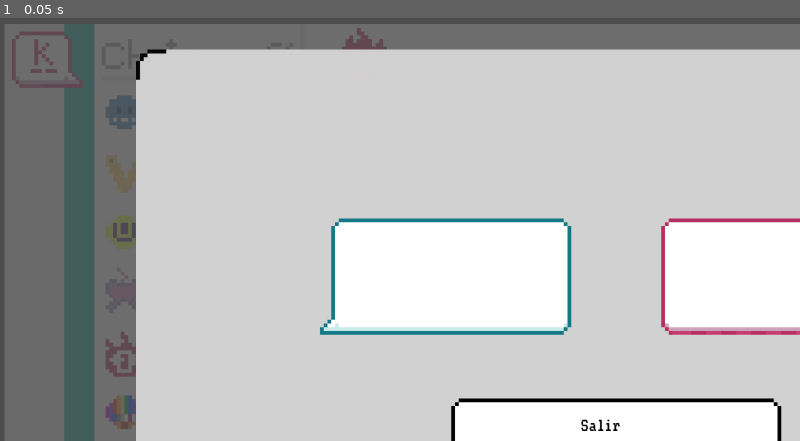
Above: before the commit, frame 1.
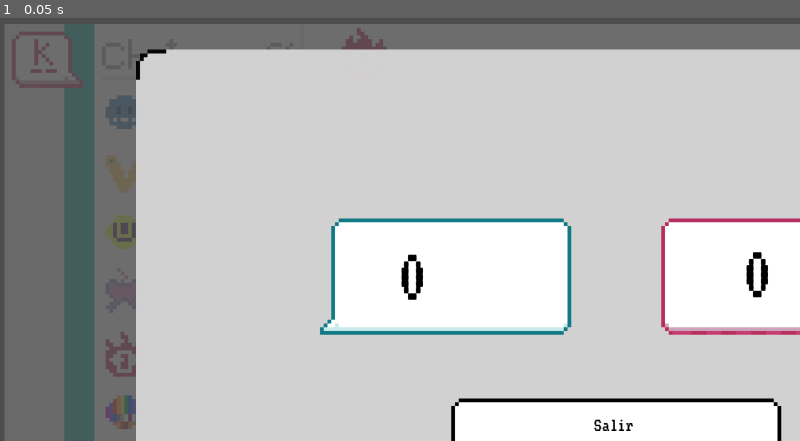
Above: after the commit, the same moment.

Repository: IES-Rafael-Alberti/mas_k_app
Game: Godot game, scene res://scripts/gameover.tscn
Same seed, same stepped clock (60 frames per second), same inputs: the game is played once before the commit and once after it. This scene is started directly instead of the project's main scene.
Inputs:
- Up to frame 1 (0.05 s): no input

The runs differ from the first frame. In frame 1, 0.4% of the frame differs, in the area x 50-96%, y 55-98%.

Commit message:
puntuaciones

Diff:
--- a/scripts/conversation.gd
+++ b/scripts/conversation.gd
@@ -69,6 +69,12 @@
 		else:
 			add_masked_text(temporal_text, text_container)
 
+func score() -> int:
+	var _score = conversation_panel.get_time_left()
+	for text_control in masked_fields:
+		if text_control.is_empty(): _score = 0.0
+	return _score * conversation_panel.emoji_mult
+
 func add_normal_text(text: String, text_container):
 	var instance = normal_text_scene.instantiate()
 	instance.text = text
--- a/scripts/conversation_panel.gd
+++ b/scripts/conversation_panel.gd
@@ -5,12 +5,28 @@
 
 var emojis_selection: bool = false
 var timeout: bool = true
+var time_left: float = 0
+var emoji_mult: float = 1.0
+var emoji_scores = {"yes1": 1.5,
+"loving1": 2.0,
+"cheerful1": 1.6,
+"laughing1": 2.0,
+"downcast1": -1.5,
+"enthusiastic1": 1.2,
+"helpful2": 1.0,
+"welcoming2": 1.0,
+"surprised2": 1.3,
+"laughing2": 0.9,
+"confused1": 2.1,
+"no1": -2.0}
 
 func _process(_delta: float) -> void:
 	if timeout and $Timer:
 		$Label.text = "%.2f" % $Timer.time_left
 
 func _on_emoji_selected(_emoji):
+	if _emoji.name in emoji_scores:
+		emoji_mult = emoji_scores[_emoji.name]
 	emojis_selection = false
 	show_emojis(false)
 	$Emoji_selected.texture = _emoji.texture
@@ -25,9 +41,13 @@
 	emojis_selection = _visible
 
 func stop_timer():
+	time_left = $Timer.time_left
 	$Timer.stop()
 	timeout = false
 	$Label.visible = false
+
+func get_time_left():
+	return time_left
 
 func next_action():
 	stop_timer()
--- a/scripts/game.gd
+++ b/scripts/game.gd
@@ -58,10 +58,10 @@
 
 func next_player(first: bool = false):
 	if not first:
+		Global.scores[current_player] += current_conversation.score()
 		current_player += 1
 		current_player %= 2
 		current_dialog += 1
-
 		if current_dialog >= dialogs.size():
 			await get_tree().create_timer(3).timeout
 			get_tree().change_scene_to_file("res://scripts/gameover.tscn")
--- a/scripts/gameover.gd
+++ b/scripts/gameover.gd
@@ -1,6 +1,8 @@
 extends Node2D
 
 func _ready() -> void:
+	$Player1.text = "%.00f" % Global.scores[0]
+	$Player2.text = "%.00f" % Global.scores[1]
 	if Global.current_text_file >= Global.conversations_size-1:
 		$Button.text = "Salir"
 
--- a/scripts/gameover.tscn
+++ b/scripts/gameover.tscn
@@ -45,18 +45,30 @@
 grow_vertical = 2
 texture = ExtResource("2_r4xji")
 
-[node name="Label" type="Label" parent="." unique_id=233476023]
-offset_right = 40.0
-offset_bottom = 23.0
+[node name="Player1" type="Label" parent="." unique_id=233476023]
+offset_left = 634.0
+offset_top = 391.0
+offset_right = 780.0
+offset_bottom = 566.0
+theme_override_colors/font_color = Color(0, 0, 0, 1)
+theme_override_fonts/font = ExtResource("4_mgr8q")
+theme_override_font_sizes/font_size = 128
+text = "12"
 
-[node name="Label2" type="Label" parent="." unique_id=1956928489]
-offset_right = 40.0
-offset_bottom = 23.0
+[node name="Player2" type="Label" parent="." unique_id=1824912597]
+offset_left = 1186.0
+offset_top = 387.0
+offset_right = 1332.0
+offset_bottom = 562.0
+theme_override_colors/font_color = Color(0, 0, 0, 1)
+theme_override_fonts/font = ExtResource("4_mgr8q")
+theme_override_font_sizes/font_size = 128
+text = "12"
 
 [node name="Button" type="Button" parent="." unique_id=834268892]
 offset_left = 723.0
 offset_top = 653.0
-offset_right = 1200.0
+offset_right = 1242.0
 offset_bottom = 736.0
 theme_override_colors/font_color = Color(0, 0, 0, 1)
 theme_override_fonts/font = ExtResource("4_mgr8q")
--- a/scripts/line_edit.gd
+++ b/scripts/line_edit.gd
@@ -9,6 +9,8 @@
 func deactivate():
 	editable = false
 
+func is_empty() -> bool:
+	return text == ""
 
 func _on_resized() -> void:
 	var line_edit = get_viewport().gui_get_focus_owner()
--- a/scripts/meca_edit.gd
+++ b/scripts/meca_edit.gd
@@ -6,6 +6,9 @@
 var current_char_index: int
 
 var container_margin = 10.0
+
+func is_empty():
+	return meca_text != $LineEdit.text
 
 func set_meca_text(_text: String):
 	meca_text = _text
Not shown, added: art/assets/background-escena-inicial.png.import
